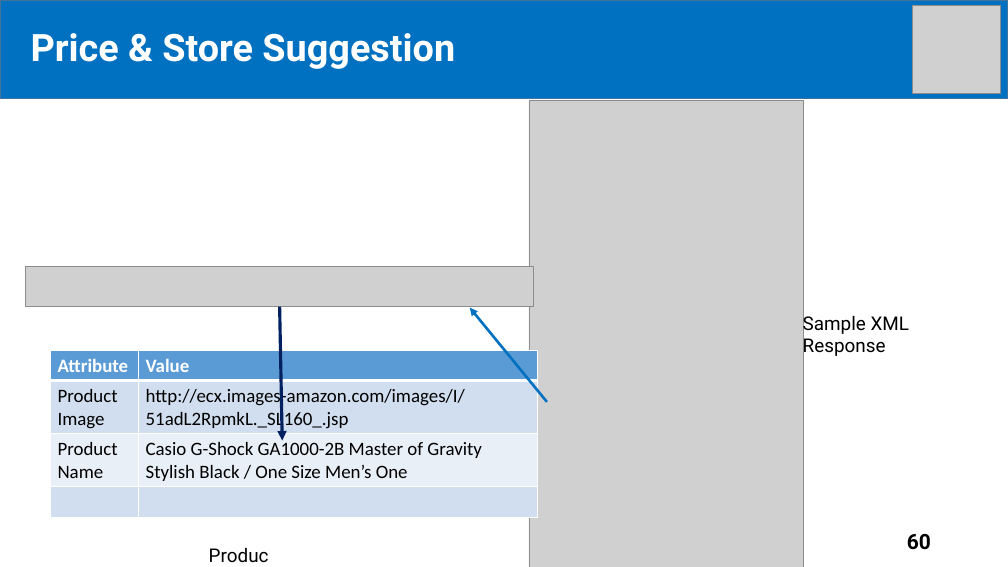
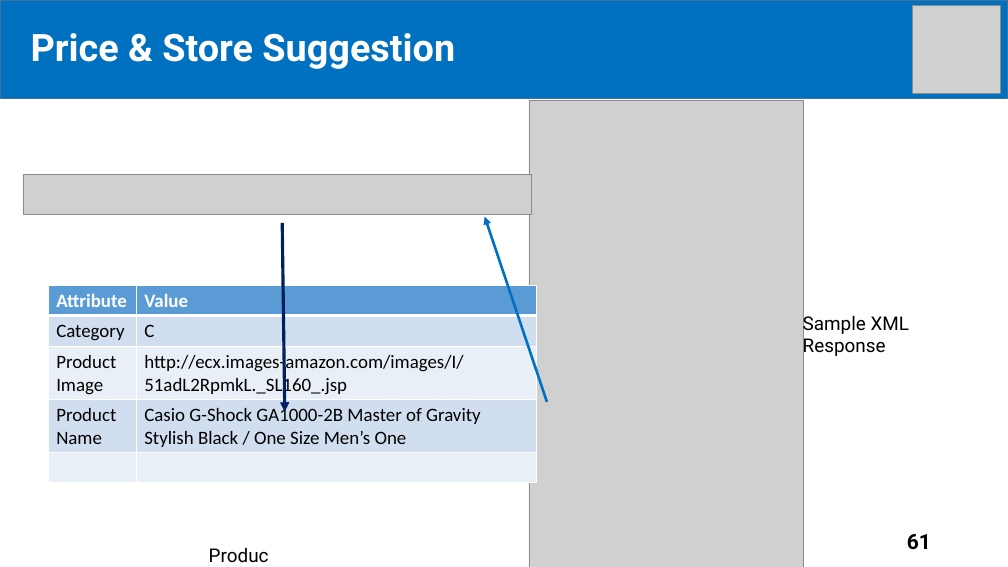
Before and after one commit to tiendan3108/CP, a slide deck: slide 61 of Source/Presentation/PreFinalPresentation.pptx (slide 60 before the commit). Drawn at 1008x567 pixels with LibreOffice and Linux fonts; fonts in the diff are those of the drawing; grey boxes stand for pictures. Boxes give left, top, right and bottom in pixels: in the first picture for what was removed or moved away, otherwise in the second. Text is boxed around its words. In the diff, an @@ line names an element or a change of style, - is before the commit and + after.

```diff
--- a/Source/Presentation/PreFinalPresentation.pptx
+++ b/Source/Presentation/PreFinalPresentation.pptx
@@ picture: place and size @@
-picture at <box>26,266,534,307</box>
+picture at <box>23,175,531,216</box>
@@ arrow moved from (280, 307) - (282, 441) to (282, 223) - (285, 412) @@
@@ arrow moved from (547, 402) - (470, 308) to (547, 402) - (485, 217) @@
@@ table at <box>48,286,537,483</box> @@
+row 2: Category | C
@@ table: place and size @@
-table at <box>50,350,538,517</box>
+table at <box>48,286,537,483</box>
@@ page number at <box>907,534,931,550</box>: text changed @@
-60
+61
```
Also in this commit, not shown: 16 other slides changed, 5 slides added.
